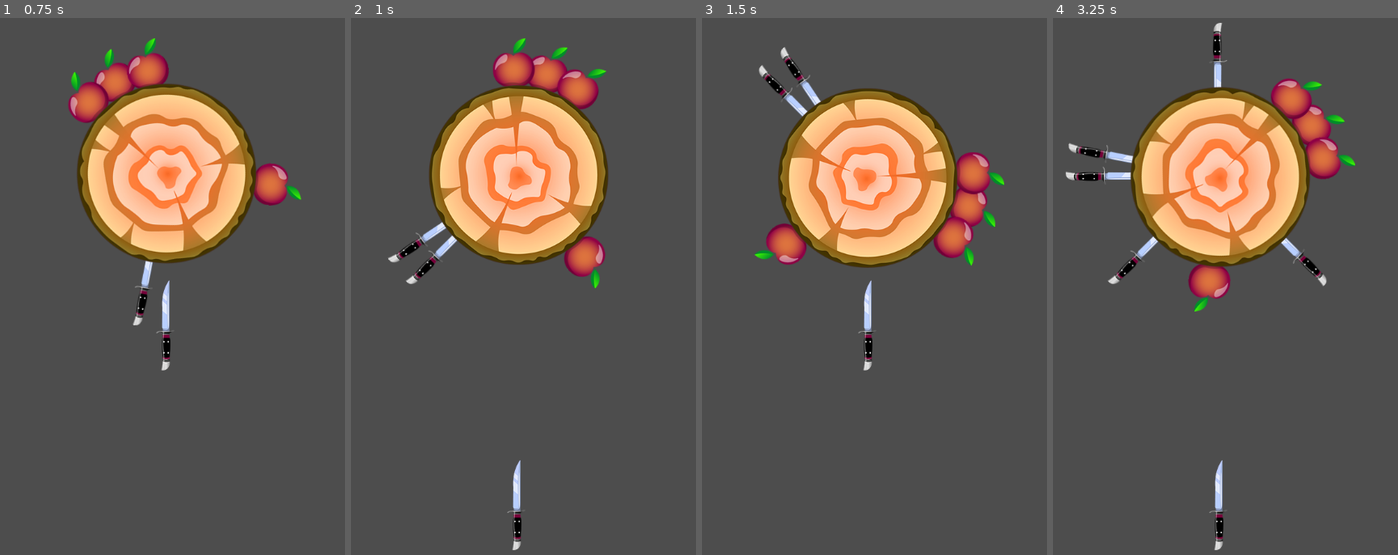
Above: before the commit, frames 1-4 (left to right).
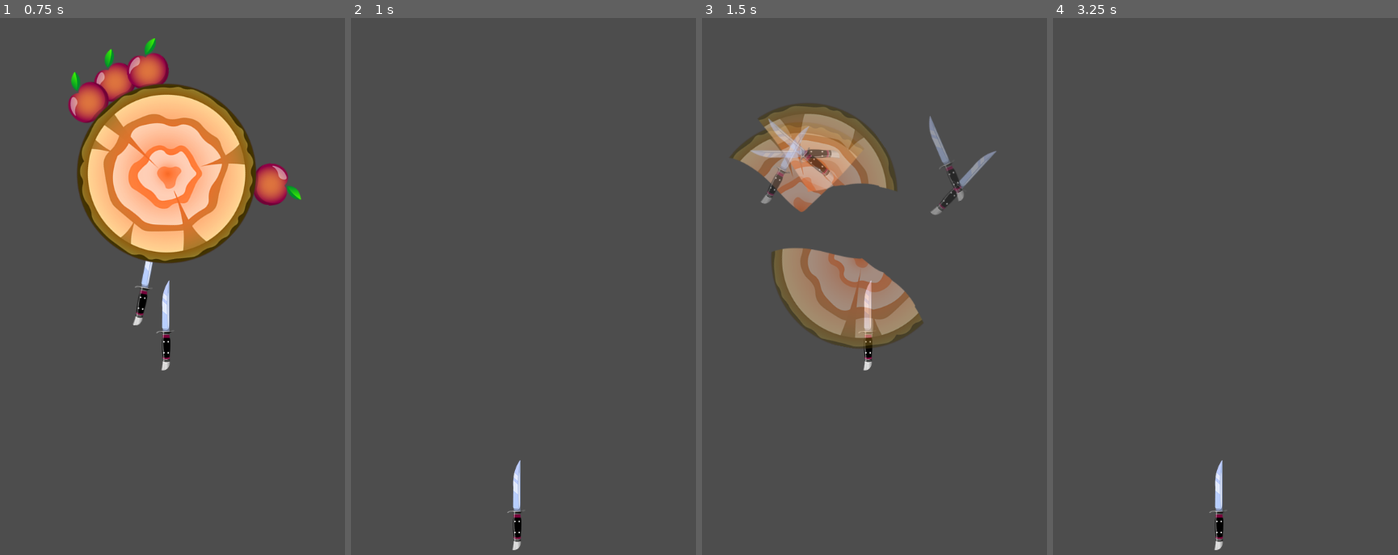
Above: after the commit, the same moments.

Repository: Merkucios/KnifeHit_GD
Game: Godot game, scene res://scenes/game/game.tscn
The game is run twice, just before and just after one commit, with the same random seed, the same clock (stepped at 60 frames per second) and the same inputs.
Inputs (mouse positions are in pixels of both pictures, inside the frame that each line leads up to):
- Up to frame 1 (0.75 s): move the mouse to (258, 232) at 0.52 s; click (258, 232) at 0.67 s
- Up to frame 2 (1 s): no input
- Up to frame 3 (1.5 s): move the mouse to (781, 297) at 1.27 s; click (781, 297) at 1.42 s
- Up to frame 4 (3.25 s): move the mouse to (1260, 125) at 2.02 s; click (1260, 125) at 2.17 s; move the mouse to (1197, 393) at 2.77 s; click (1197, 393) at 2.92 s

Frame 1 is identical in both runs. In frame 2, 17% of the frame differs, in the area x 10-75%, y 3-51%; in frame 3, 23%, in the area x 8-88%, y 5-62%; in frame 4, 18%.

Commit message:
Урок 5 Взрыв мишени 🎯

Diff:
--- a/elements/targets/target/target.gd
+++ b/elements/targets/target/target.gd
@@ -12,6 +12,8 @@
 # Маржа для размещения объектов вокруг цели
 const OBJECT_MARGIN = PI / 6
 
+const EXPLOSION_TIME = 1.0
+
 # Сцена для ножа и яблока
 var knife_scene : PackedScene = load("res://elements/knife/knife.tscn")
 var apple_scene : PackedScene = load("res://elements/apple/apple.tscn")
@@ -21,14 +23,38 @@
 
 # Ссылка на контейнер объектов в цели
 @onready var items_container = $ItemsContainer
+@onready var sprite = $Sprite2D
+@onready var knife_particles = $KnifeParticles2D
+@onready var particles_target_parts = [
+	$TargetParticles2D,
+	$TargetParticles2D2,
+	$TargetParticles2D3
+]
 
 func _ready():
 	# Добавление объектов по умолчанию при инициализации сцены
 	add_default_items(1, 4)
+	await get_tree().create_timer(1).timeout
+	explode()
 
 func _physics_process(delta : float):
 	# Поворот цели с заданной скоростью
 	rotation += speed * delta
+
+func explode():
+	sprite.hide()
+	items_container.hide()
+
+	var tween = create_tween()
+
+	for target_particles_part in particles_target_parts:
+		tween.parallel().tween_property(target_particles_part, "modulate", Color("ffffff00"), EXPLOSION_TIME)
+		target_particles_part.emitting = true
+
+	knife_particles.rotation = -rotation
+	knife_particles.emitting = true
+	tween.parallel().tween_property(knife_particles, "modulate", Color("ffffff00"), EXPLOSION_TIME)
+	tween.play()
 
 func add_object_with_pivot(object : Node2D, object_rotation : float):
 	# Создание узла-поворота для прикрепления объекта
--- a/elements/targets/target/target.tscn
+++ b/elements/targets/target/target.tscn
@@ -1,7 +1,11 @@
-[gd_scene load_steps=4 format=3 uid="uid://bi54m1nuitbkx"]
+[gd_scene load_steps=8 format=3 uid="uid://bi54m1nuitbkx"]
 
 [ext_resource type="Script" path="res://elements/targets/target/target.gd" id="1_8jela"]
 [ext_resource type="Texture2D" uid="uid://cy61tdinvfpay" path="res://assets/target1.png" id="1_cpdu7"]
+[ext_resource type="Texture2D" uid="uid://dshj6ad8go8v1" path="res://assets/knife5.png" id="3_7o4qt"]
+[ext_resource type="Texture2D" uid="uid://c3pqjrpygg8f0" path="res://assets/target1_1.png" id="4_scggw"]
+[ext_resource type="Texture2D" uid="uid://dpv4pch7wmw7d" path="res://assets/target1_2.png" id="5_7c5ia"]
+[ext_resource type="Texture2D" uid="uid://djf4vlqrns7hj" path="res://assets/target1_3.png" id="6_5xyv0"]
 
 [sub_resource type="CircleShape2D" id="CircleShape2D_3ocao"]
 radius = 120.0
@@ -21,3 +25,61 @@
 
 [node name="ItemsContainer" type="Node2D" parent="."]
 show_behind_parent = true
+
+[node name="TargetParticles2D" type="CPUParticles2D" parent="."]
+emitting = false
+amount = 1
+lifetime = 2.0
+one_shot = true
+texture = ExtResource("4_scggw")
+direction = Vector2(0, -1)
+spread = 180.0
+gravity = Vector2(0, 400)
+initial_velocity_min = 150.0
+initial_velocity_max = 250.0
+angular_velocity_min = -100.0
+angular_velocity_max = 100.0
+
+[node name="TargetParticles2D2" type="CPUParticles2D" parent="."]
+emitting = false
+amount = 1
+lifetime = 2.0
+one_shot = true
+texture = ExtResource("5_7c5ia")
+direction = Vector2(0, -1)
+spread = 180.0
+gravity = Vector2(0, 400)
+initial_velocity_min = 150.0
+initial_velocity_max = 250.0
+angular_velocity_min = -100.0
+angular_velocity_max = 100.0
+
+[node name="TargetParticles2D3" type="CPUParticles2D" parent="."]
+emitting = false
+amount = 1
+lifetime = 2.0
+one_shot = true
+texture = ExtResource("6_5xyv0")
+direction = Vector2(0, -1)
+spread = 180.0
+gravity = Vector2(0, 400)
+initial_velocity_min = 150.0
+initial_velocity_max = 250.0
+angular_velocity_min = -100.0
+angular_velocity_max = 100.0
+
+[node name="KnifeParticles2D" type="CPUParticles2D" parent="."]
+emitting = false
+amount = 5
+lifetime = 2.0
+one_shot = true
+preprocess = 0.1
+explosiveness = 1.0
+texture = ExtResource("3_7o4qt")
+direction = Vector2(0, -1)
+spread = 80.0
+gravity = Vector2(0, 600)
+initial_velocity_min = 300.0
+initial_velocity_max = 300.0
+angular_velocity_min = -200.0
+angular_velocity_max = 200.0
